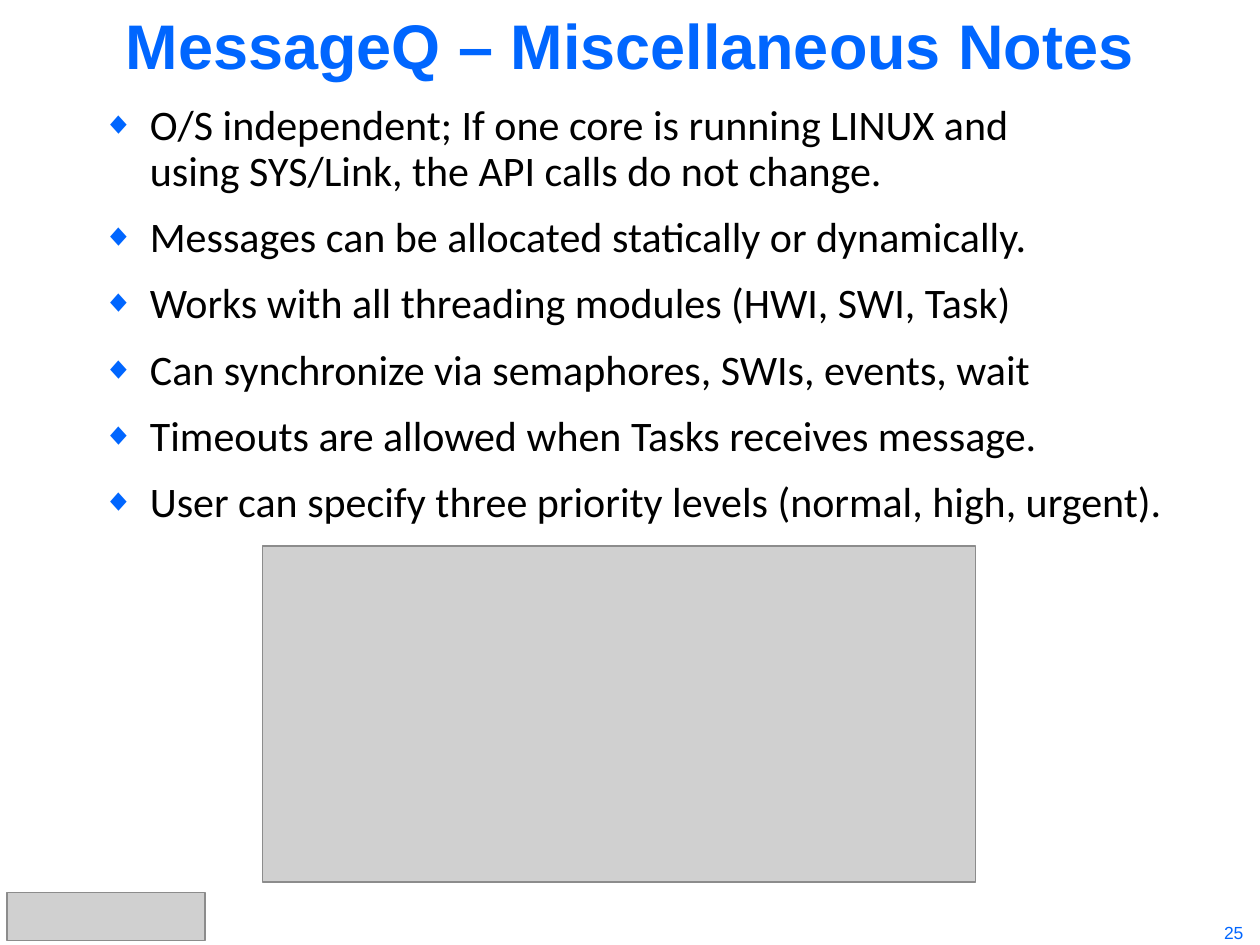
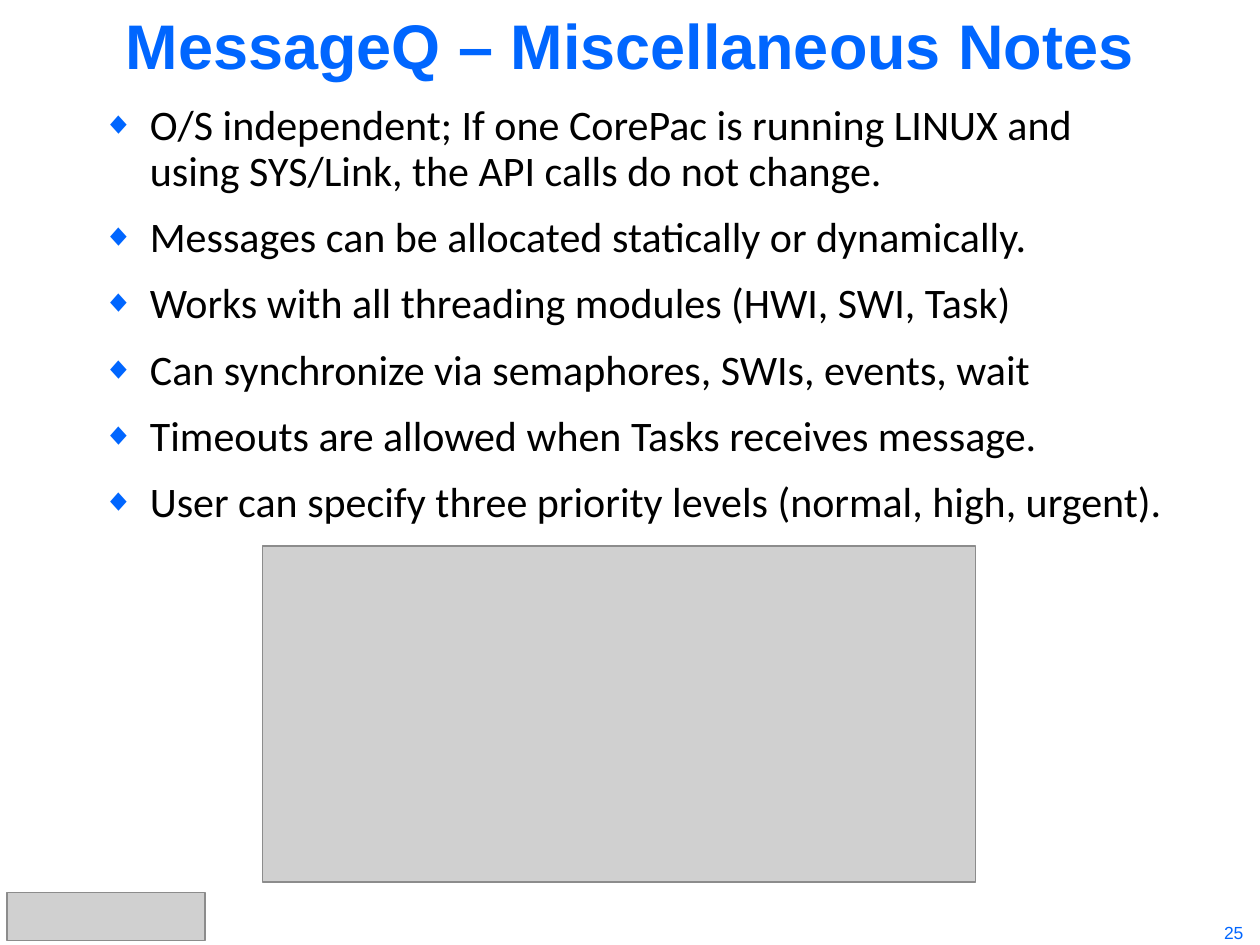
Before and after one commit to hari1989/keystone-workshop, a slide deck: slide 25 of preliminary/KeyStone Intro to IPC.pptx. Drawn at 1260x945 pixels with LibreOffice and Linux fonts; fonts in the diff are those of the drawing; grey boxes stand for pictures. Boxes give left, top, right and bottom in pixels: in the first picture for what was removed or moved away, otherwise in the second. Text is boxed around its words. In the diff, an @@ line names an element or a change of style, - is before the commit and + after.

```diff
--- a/preliminary/KeyStone Intro to IPC.pptx
+++ b/preliminary/KeyStone Intro to IPC.pptx
@@ text at [150, 110, 1071, 194]: text changed @@
-◆ O/S independent; If one core is running LINUX and
-  using SYS/Link, the API calls do not change.
+◆ O/S independent; If one CorePac is running LINUX and
+  using SYS/Link, the API calls do not change.
```
Also in this commit, not shown: 17 other slides changed.
